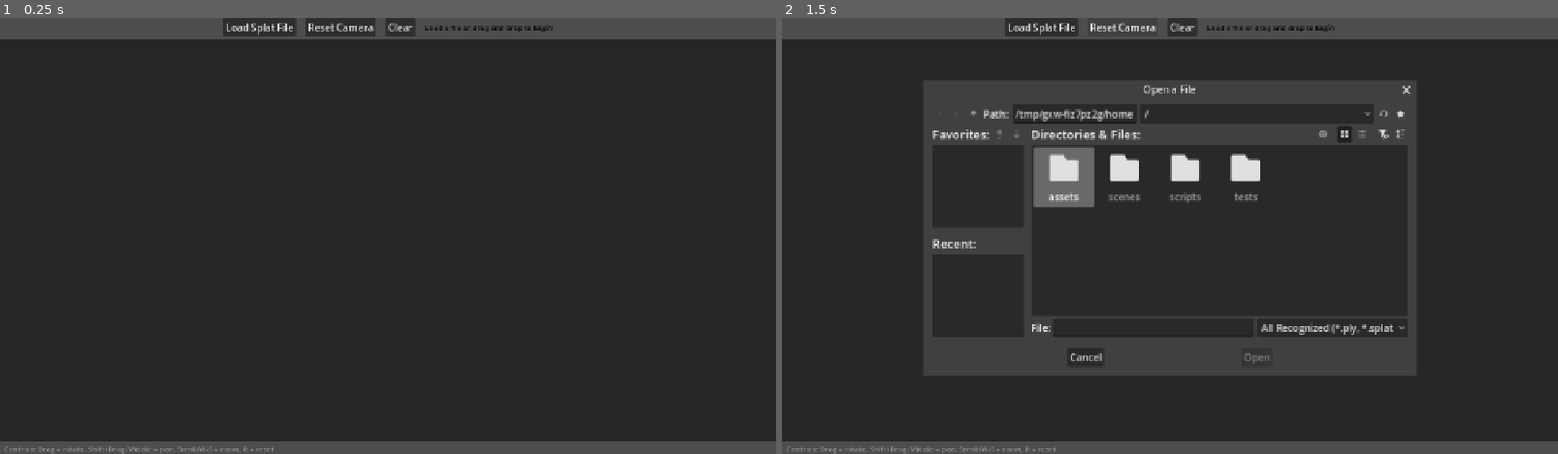
Above: before the commit, frames 1-2 (left to right).
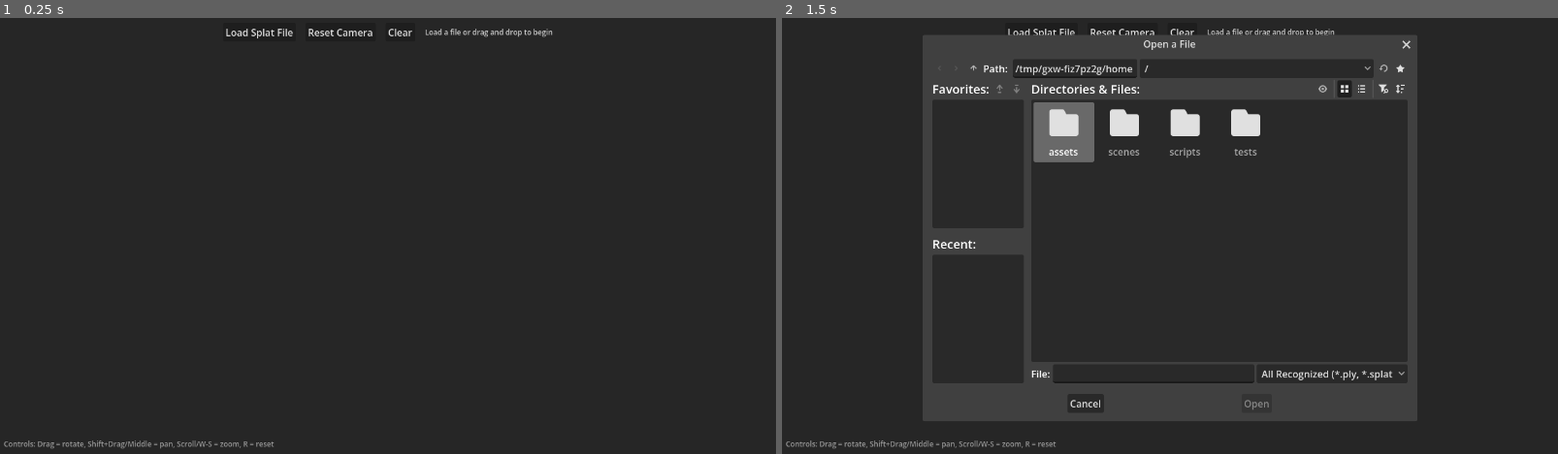
Above: after the commit, the same moments.

Repository: tessapower/3dgs-viewer
Game: Godot game, scene res://scenes/main.tscn
Same seed, same stepped clock (60 frames per second), same inputs: the game is played once before the commit and once after it.
Inputs:
- Up to frame 1 (0.25 s): no input
- Up to frame 2 (1.5 s): click "Load Splat File" at 0.5 s; click "Reset Camera" at 1.25 s

The runs differ from the first frame. In frame 1, 6.9% of the frame differs, in the area x 0-100%, y 0-100%; in frame 2, 21%.

Commit message:
Refactor scene - more optimal setup and layout

Diff:
--- a/project.godot
+++ b/project.godot
@@ -27,4 +27,5 @@
 
 window/size/viewport_width=1280
 window/size/viewport_height=720
-window/stretch/mode="canvas_items"
+window/size/min_width=640
+window/size/min_height=480
--- a/scenes/main.tscn
+++ b/scenes/main.tscn
@@ -2,79 +2,77 @@
 
 [ext_resource type="Script" uid="uid://bn1rbv2juqcrs" path="res://scripts/main.gd" id="1_o5qli"]
 
-[node name="Main" type="Control" unique_id=1329917261]
-layout_mode = 3
+[node name="Main" type="Node3D"]
+script = ExtResource("1_o5qli")
+
+[node name="Camera3D" type="Camera3D" parent="."]
+transform = Transform3D(1, 0, 0, 0, 0.766044, 0.642788, 0, -0.642788, 0.766044, 0, 2, 5)
+
+[node name="PointCloud" type="Node3D" parent="."]
+
+[node name="CanvasLayer" type="CanvasLayer" parent="."]
+
+[node name="MarginContainer" type="MarginContainer" parent="CanvasLayer"]
 anchors_preset = 15
 anchor_right = 1.0
 anchor_bottom = 1.0
 grow_horizontal = 2
 grow_vertical = 2
-script = ExtResource("1_o5qli")
+mouse_filter = 2
+theme_override_constants/margin_top = 8
+theme_override_constants/margin_bottom = 8
 
-[node name="VBoxContainer" type="VBoxContainer" parent="." unique_id=1794486733]
-layout_mode = 1
-anchors_preset = 15
-anchor_right = 1.0
-anchor_bottom = 1.0
-grow_horizontal = 2
-grow_vertical = 2
+[node name="UI" type="VBoxContainer" parent="CanvasLayer/MarginContainer"]
+layout_mode = 2
+mouse_filter = 2
 
-[node name="HBoxContainer" type="HBoxContainer" parent="VBoxContainer" unique_id=582591496]
+[node name="HBoxContainer" type="HBoxContainer" parent="CanvasLayer/MarginContainer/UI"]
 layout_mode = 2
 theme_override_constants/separation = 16
 alignment = 1
 
-[node name="LoadButton" type="Button" parent="VBoxContainer/HBoxContainer" unique_id=940813184]
+[node name="LoadButton" type="Button" parent="CanvasLayer/MarginContainer/UI/HBoxContainer"]
 layout_mode = 2
 size_flags_horizontal = 4
 size_flags_vertical = 4
 tooltip_text = "Click this button to load a Splat file. Accepted file types are .PLY, .SPLAT, and .XYZ."
 text = "Load Splat File"
 
-[node name="ResetCameraButton" type="Button" parent="VBoxContainer/HBoxContainer"]
+[node name="ResetCameraButton" type="Button" parent="CanvasLayer/MarginContainer/UI/HBoxContainer"]
 layout_mode = 2
 size_flags_horizontal = 4
 size_flags_vertical = 4
 tooltip_text = "Reset camera to default position (R)"
 text = "Reset Camera"
 
-[node name="ClearButton" type="Button" parent="VBoxContainer/HBoxContainer"]
+[node name="ClearButton" type="Button" parent="CanvasLayer/MarginContainer/UI/HBoxContainer"]
 layout_mode = 2
 size_flags_horizontal = 4
 size_flags_vertical = 4
 tooltip_text = "Clear the current point cloud from the scene"
 text = "Clear"
 
-[node name="InfoLabel" type="Label" parent="VBoxContainer/HBoxContainer" unique_id=1678720682]
+[node name="InfoLabel" type="Label" parent="CanvasLayer/MarginContainer/UI/HBoxContainer"]
 layout_mode = 2
-theme_override_colors/font_color = Color(0, 0, 0, 1)
+mouse_filter = 2
+theme_override_colors/font_color = Color(0.8, 0.8, 0.8, 1)
 theme_override_font_sizes/font_size = 12
 text = "Load a file or drag and drop to begin"
 vertical_alignment = 1
 
-[node name="ViewportContainer" type="SubViewportContainer" parent="VBoxContainer" unique_id=1231393126]
+[node name="Spacer" type="Control" parent="CanvasLayer/MarginContainer/UI"]
 layout_mode = 2
-size_flags_horizontal = 3
 size_flags_vertical = 3
-stretch = true
+mouse_filter = 2
 
-[node name="SubViewport" type="SubViewport" parent="VBoxContainer/ViewportContainer" unique_id=2067807164]
-handle_input_locally = false
-size = Vector2i(1280, 685)
-render_target_update_mode = 4
-
-[node name="Camera3D" type="Camera3D" parent="VBoxContainer/ViewportContainer/SubViewport" unique_id=1941425832]
-transform = Transform3D(1, 0, 0, 0, 0.766044, 0.642788, 0, -0.642788, 0.766044, 0, 2, 5)
-
-[node name="PointCloud" type="Node3D" parent="VBoxContainer/ViewportContainer/SubViewport" unique_id=955189253]
-
-[node name="ControlsLabel" type="Label" parent="VBoxContainer" unique_id=525296257]
+[node name="ControlsLabel" type="Label" parent="CanvasLayer/MarginContainer/UI"]
 layout_mode = 2
+mouse_filter = 2
 theme_override_colors/font_color = Color(0.6, 0.6, 0.6, 1)
 theme_override_font_sizes/font_size = 12
 text = "  Controls: Drag = rotate, Shift+Drag/Middle = pan, Scroll/W-S = zoom, R = reset"
 
-[node name="FileDialog" type="FileDialog" parent="." unique_id=1063508829]
+[node name="FileDialog" type="FileDialog" parent="CanvasLayer"]
 title = "Open a File"
 initial_position = 2
 size = Vector2i(800, 600)
--- a/scripts/main.gd
+++ b/scripts/main.gd
@@ -2,18 +2,16 @@
 ## file loading, and 3D visualization of point cloud data.
 ###
 ### Author: Tessa Power
-extends Control
+extends Node3D
 
 # UI Component References
-# These are automatically assigned when the scene is ready
-@onready var file_dialog: FileDialog = $FileDialog
-@onready var load_button: Button = $VBoxContainer/HBoxContainer/LoadButton
-@onready var reset_camera_button: Button = $VBoxContainer/HBoxContainer/ResetCameraButton
-@onready var clear_button: Button = $VBoxContainer/HBoxContainer/ClearButton
-@onready var info_label: Label = $VBoxContainer/HBoxContainer/InfoLabel
-@onready var viewport: SubViewport = $VBoxContainer/ViewportContainer/SubViewport
-@onready var camera: Camera3D = $VBoxContainer/ViewportContainer/SubViewport/Camera3D
-@onready var point_cloud: Node3D = $VBoxContainer/ViewportContainer/SubViewport/PointCloud
+@onready var file_dialog: FileDialog = $CanvasLayer/FileDialog
+@onready var load_button: Button = $CanvasLayer/MarginContainer/UI/HBoxContainer/LoadButton
+@onready var reset_camera_button: Button = $CanvasLayer/MarginContainer/UI/HBoxContainer/ResetCameraButton
+@onready var clear_button: Button = $CanvasLayer/MarginContainer/UI/HBoxContainer/ClearButton
+@onready var info_label: Label = $CanvasLayer/MarginContainer/UI/HBoxContainer/InfoLabel
+@onready var camera: Camera3D = $Camera3D
+@onready var point_cloud: Node3D = $PointCloud
 
 # Core Components
 var splat_loader: SplatLoader  # Handles loading of different point cloud file formats
@@ -163,9 +161,8 @@
 
 	point_cloud.add_child(mesh_instance)
 
-# Global input handler for camera controls
-# Handles mouse and keyboard input for camera manipulation
-func _input(event):
+# Input handler for camera controls (only fires for events not consumed by UI)
+func _unhandled_input(event):
 	if event is InputEventMouseButton:
 		if event.button_index == MOUSE_BUTTON_LEFT:
 			if event.pressed and event.shift_pressed:
